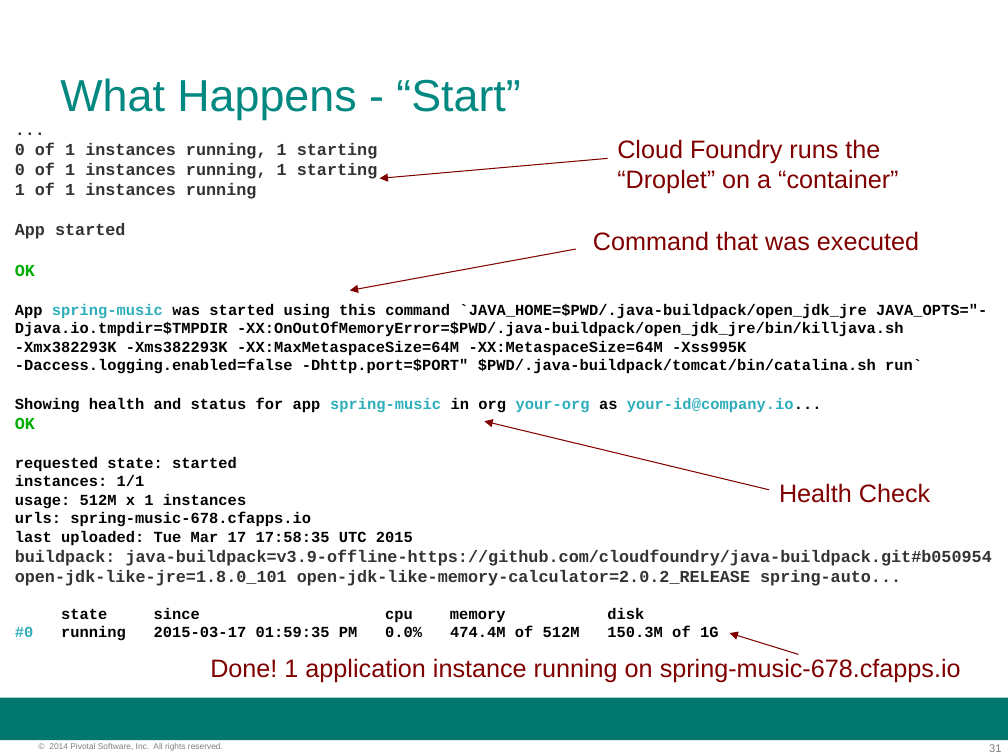
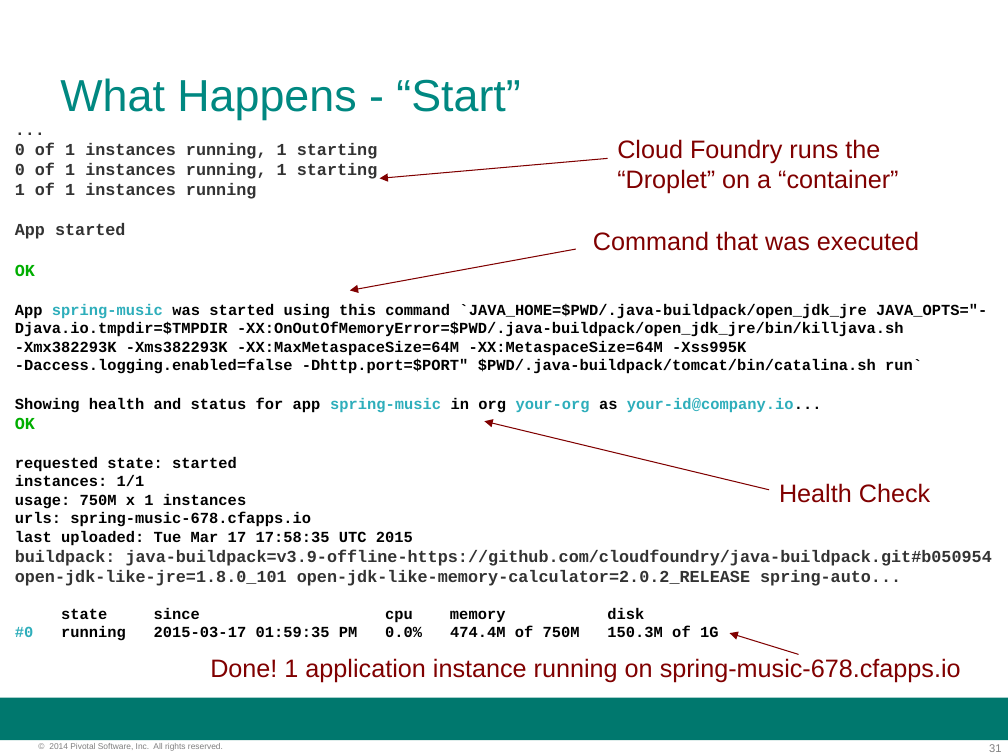
Before and after one commit to ptothpal/cf-developer-resources, a slide deck: slide 31 of slides/02-getting-started-cli.ppt. Drawn at 1008x756 pixels with LibreOffice and Linux fonts; fonts in the diff are those of the drawing; background and template pictures are left out. Boxes give left, top, right and bottom in pixels: in the first picture for what was removed or moved away, otherwise in the second. Text is boxed around its words. In the diff, an @@ line names an element or a change of style, - is before the commit and + after.

```diff
--- a/slides/02-getting-started-cli.ppt
+++ b/slides/02-getting-started-cli.ppt
@@ text at [15,494,246,509]: text changed @@
-usage: 512M x 1 instances
+usage: 750M x 1 instances
@@ text at [154,626,719,637]: text changed @@
-#0 running 2015-03-17 01:59:35 PM 0.0% 474.4M of 512M 150.3M of 1G
+#0 running 2015-03-17 01:59:35 PM 0.0% 474.4M of 750M 150.3M of 1G
```
Also in this commit, not shown: 5 other slides changed, 1 slide added, 2 other files.
